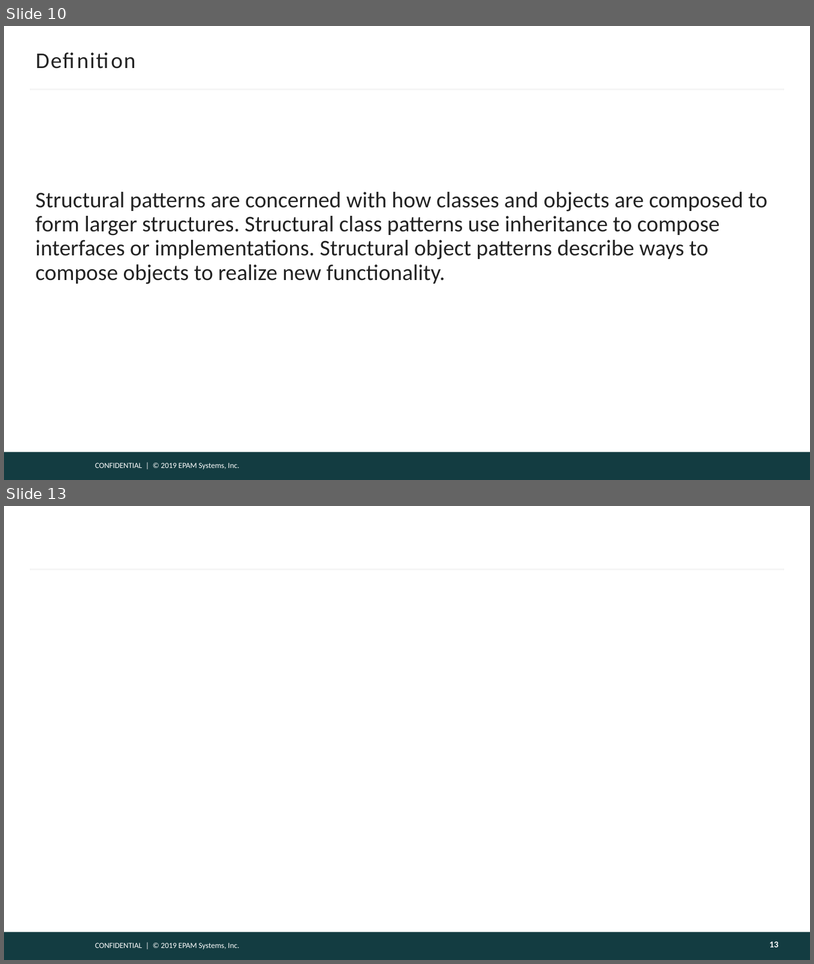
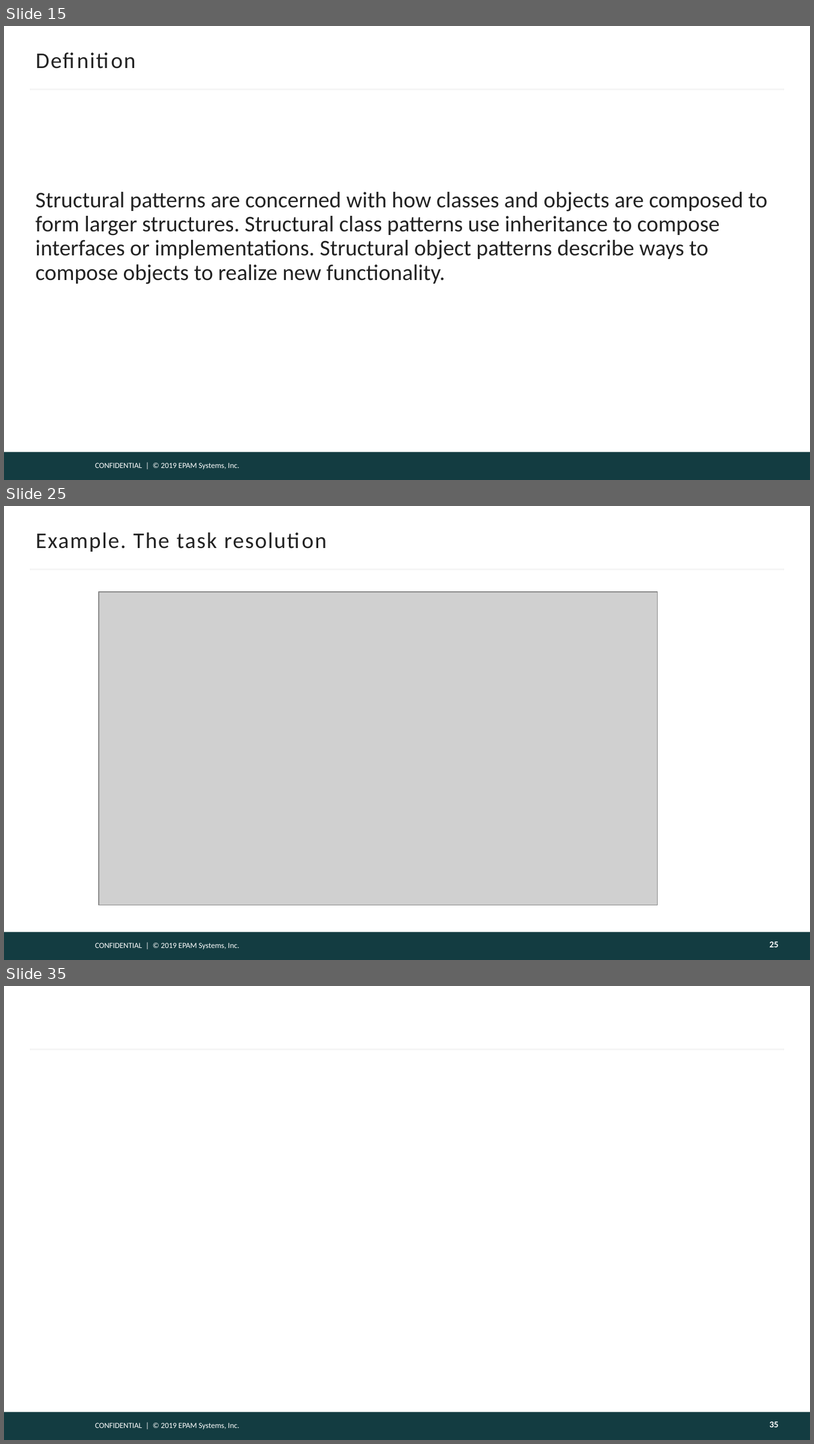
Before and after one commit to DenisPonizovkin/presentations, a slide deck: DesignPatterns.pptx. Shown one above the other, each under a label of ours: slides 10 and 13 before the commit, slides 15, 25 and 35 after it; the slides between them are not shown. The pictures are 814x964 and 814x1444 pixels, drawn with LibreOffice and Linux fonts; fonts in the diff are those of the drawing; grey boxes stand for pictures; background and template pictures are left out. Boxes give left, top, right and bottom in pixels: in the first picture for what was removed or moved away, otherwise in the second. Text is boxed around its words. In the diff, an @@ line names an element or a change of style, - is before the commit and + after.

```diff
--- a/DesignPatterns.pptx
+++ b/DesignPatterns.pptx
@@ slide 25 added at [4, 506, 810, 960], background #FFFFFF; not listed: 3 template elements that a slide beside it also shows @@
@@ title added at [36, 532, 217, 552], 20 pt, text #222222 @@
+Example. The task resolution
@@ picture added at [98, 591, 657, 904] @@
@@ page number added at [770, 941, 779, 947], 8 pt, text #FEFEFE, bold @@
+25
@@ what was slide 10 is now slide 15 @@
@@ what was slide 13 is now slide 35 @@
@@ page number at [770, 1421, 779, 1427]: text changed @@
-13
+35
```
Also in this commit, not shown: 3 slides changed, 21 other slides added.
